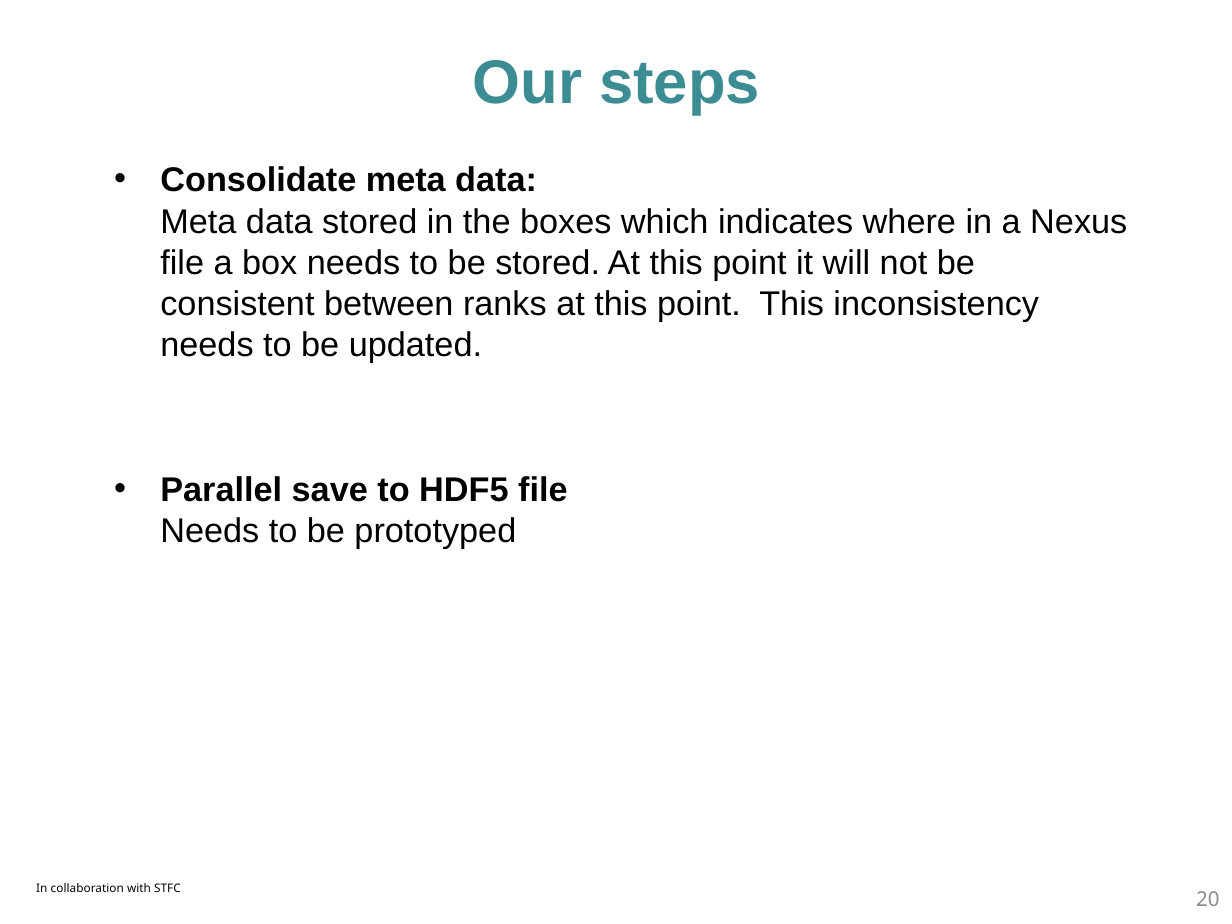
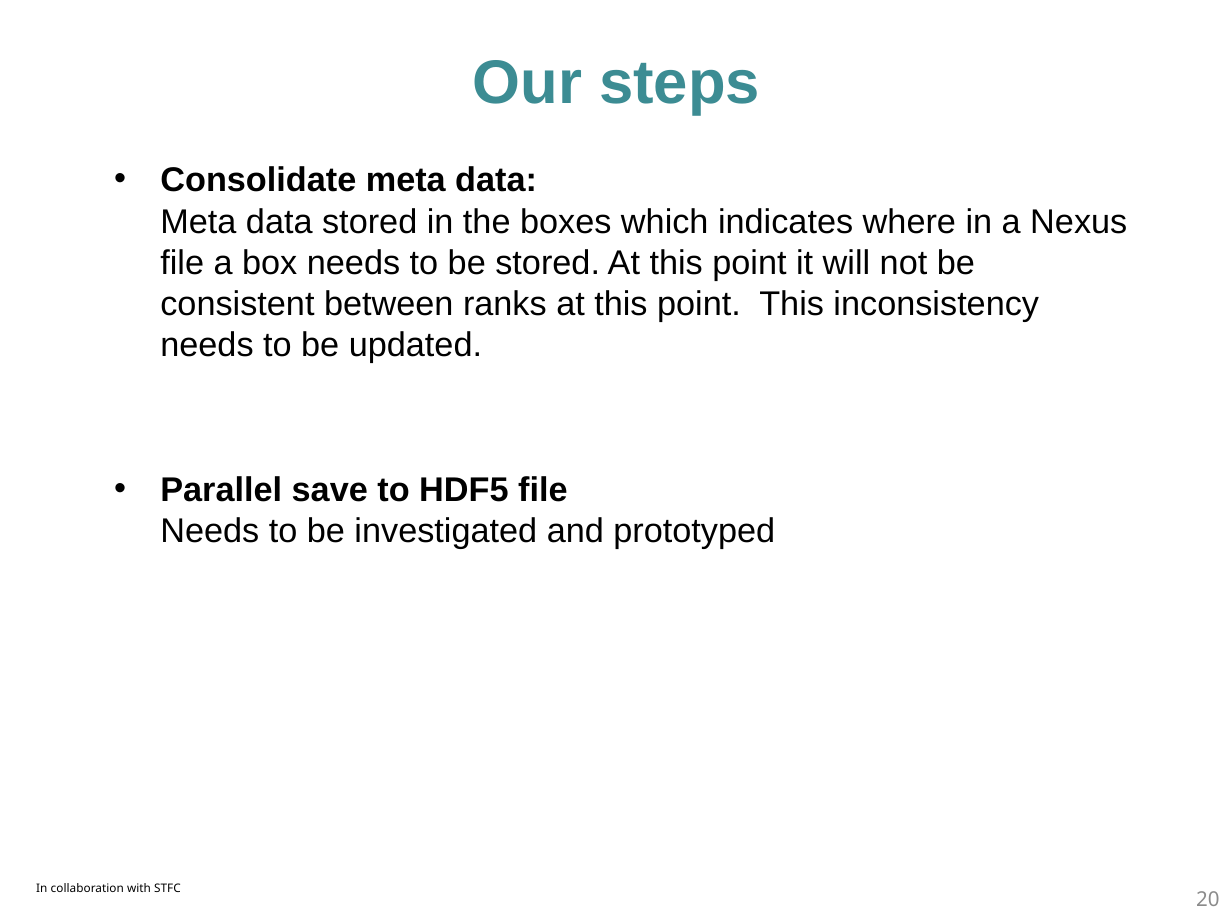
Before and after one commit to ess-dmsc-dram/documents, a slide deck: slide 20 of investigations/MultiDimensionalInvestigation/presentation/distributed_data_reduction_of_multi_dimensional_data.pptx. Drawn at 1232x924 pixels with LibreOffice and Linux fonts; fonts in the diff are those of the drawing; background and template pictures are left out. Boxes give left, top, right and bottom in pixels: in the first picture for what was removed or moved away, otherwise in the second. Text is boxed around its words. In the diff, an @@ line names an element or a change of style, - is before the commit and + after.

```diff
--- a/investigations/MultiDimensionalInvestigation/presentation/distributed_data_reduction_of_multi_dimensional_data.pptx
+++ b/investigations/MultiDimensionalInvestigation/presentation/distributed_data_reduction_of_multi_dimensional_data.pptx
@@ text at <box>160,476,775,548</box>: text changed; bold off @@
-• Parallel save to HDF5 file
-  Needs to be prototyped
+• Parallel save to HDF5 file
+  Needs to be investigated and prototyped
```
Also in this commit, not shown: 7 other slides changed, 6 other files.
